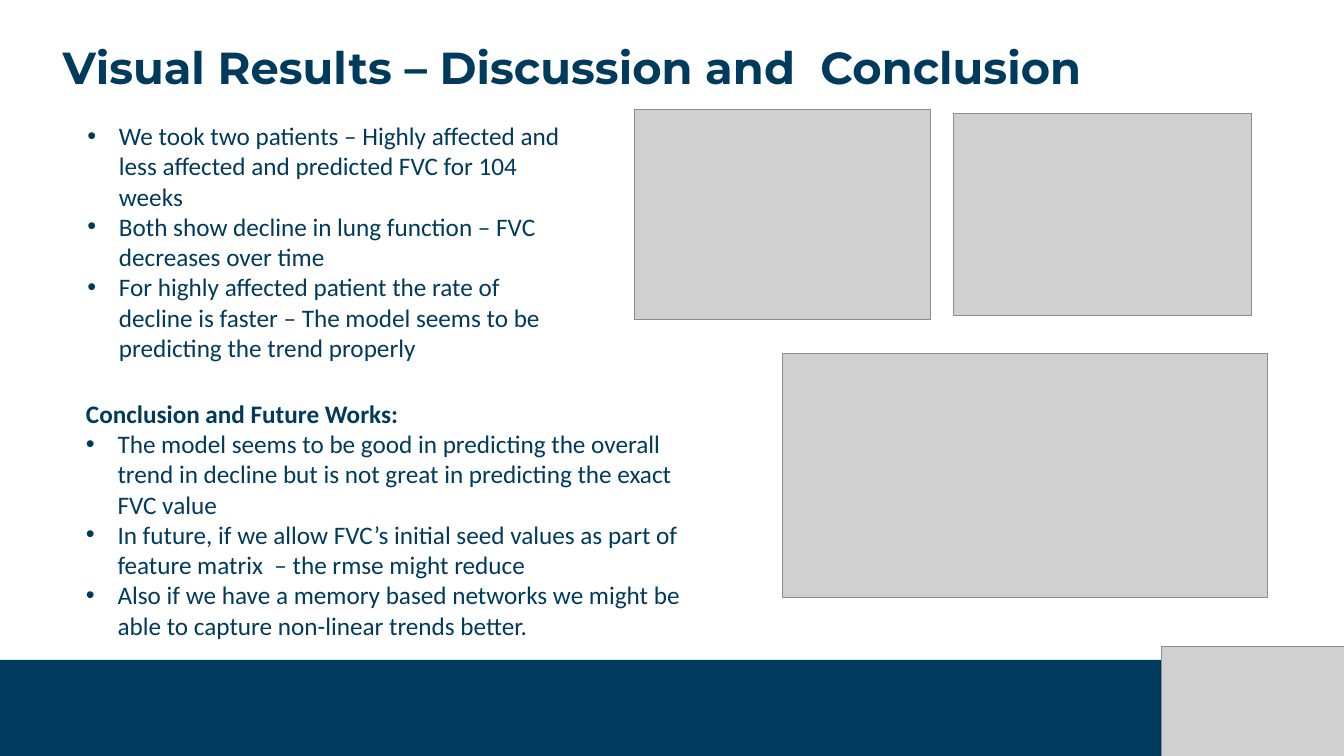
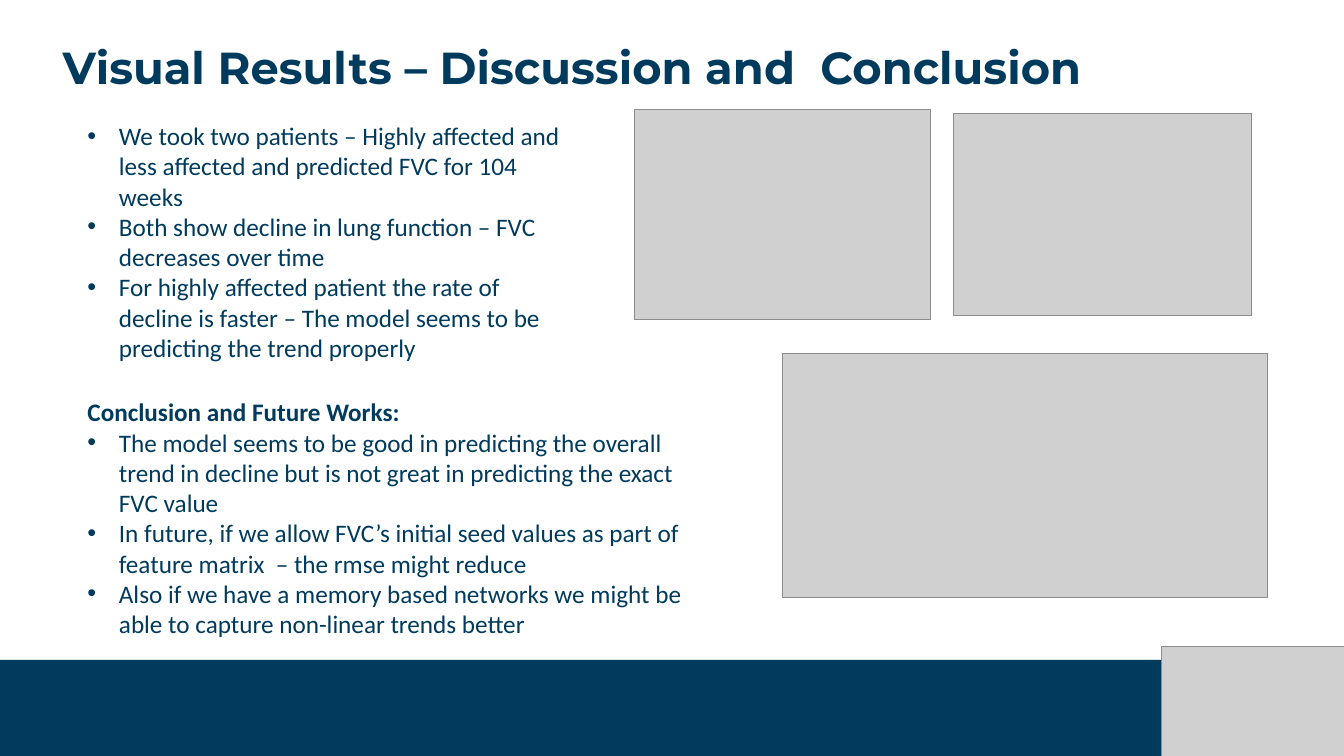
Before and after one commit to Krishvraman/Predicting-lung-function, a slide deck: slide 12 of Report/report.pptx. Drawn at 1344x756 pixels with LibreOffice and Linux fonts; fonts in the diff are those of the drawing; grey boxes stand for pictures; background and template pictures are left out. Boxes give left, top, right and bottom in pixels: in the first picture for what was removed or moved away, otherwise in the second. Text is boxed around its words. In the diff, an @@ line names an element or a change of style, - is before the commit and + after.

Commit message:
Updated report

```diff
--- a/Report/report.pptx
+++ b/Report/report.pptx
@@ text at <box>119,585,681,637</box>: text changed @@
-• Also if we have a memory based networks we might be able to capture non-linear trends better.
+• Also if we have a memory based networks we might be able to capture non-linear trends better
```
